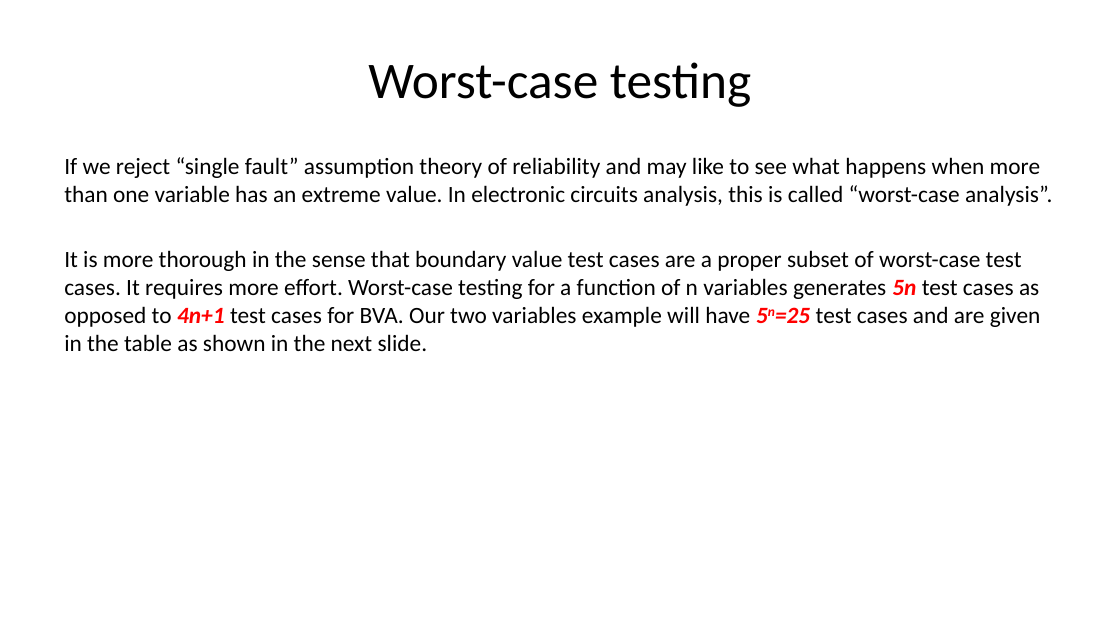
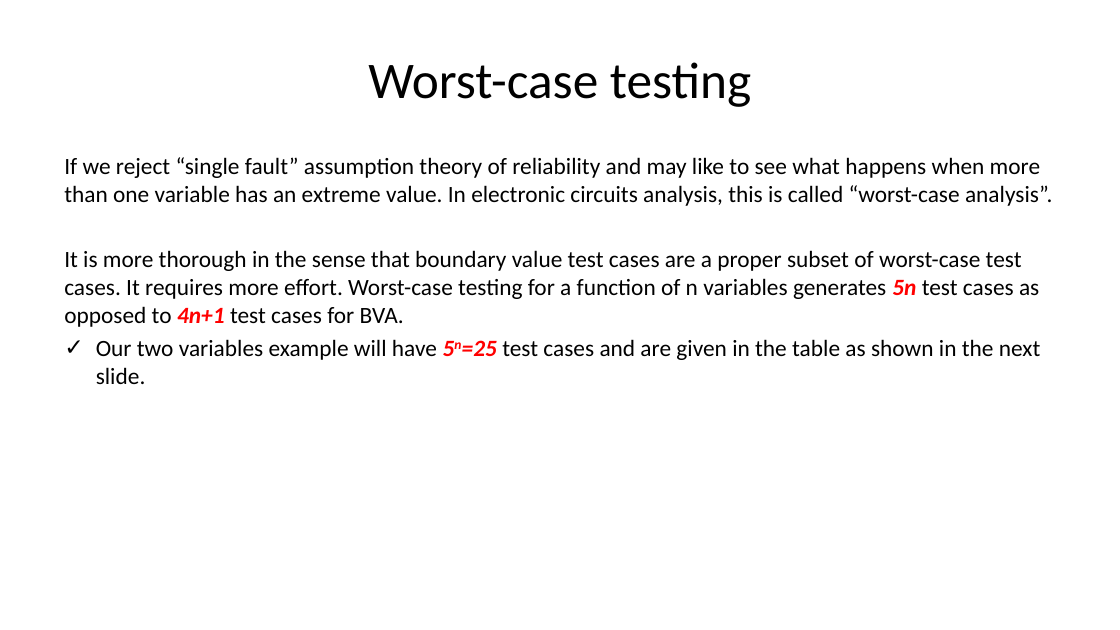
Before and after one commit to nashurgessa/Software-Testing-batch-2022-23, a slide deck: slide 14 of slides/L9 BVA.pptx. Drawn at 1120x630 pixels with LibreOffice and Linux fonts; fonts in the diff are those of the drawing. Boxes give left, top, right and bottom in pixels: in the first picture for what was removed or moved away, otherwise in the second. Text is boxed around its words. In the diff, an @@ line names an element or a change of style, - is before the commit and + after.

```diff
--- a/slides/L9 BVA.pptx
+++ b/slides/L9 BVA.pptx
@@ text at [64, 250, 1041, 384]: text changed @@
-It is more thorough in the sense that boundary value test cases are a proper subset of worst-case test cases. It requires more effort. Worst-case testing for a function of n variables generates 5n test cases as opposed to 4n+1 test cases for BVA. Our two variables example will have 5n=25 test cases and are given in the table as shown in the next slide.
+It is more thorough in the sense that boundary value test cases are a proper subset of worst-case test cases. It requires more effort. Worst-case testing for a function of n variables generates 5n test cases as opposed to 4n+1 test cases for BVA.
+✓ Our two variables example will have 5n=25 test cases and are given in the table as shown in the next slide.
```
Also in this commit, not shown: 1 slide added, 10 other files.
